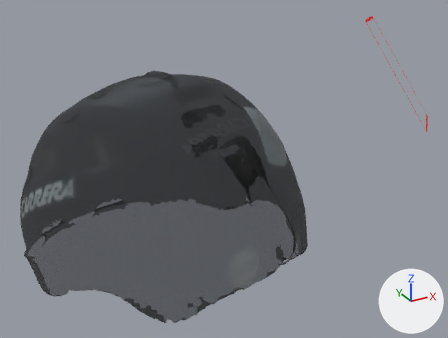
Two versions of the glTF model Model.gltf, one commit apart.
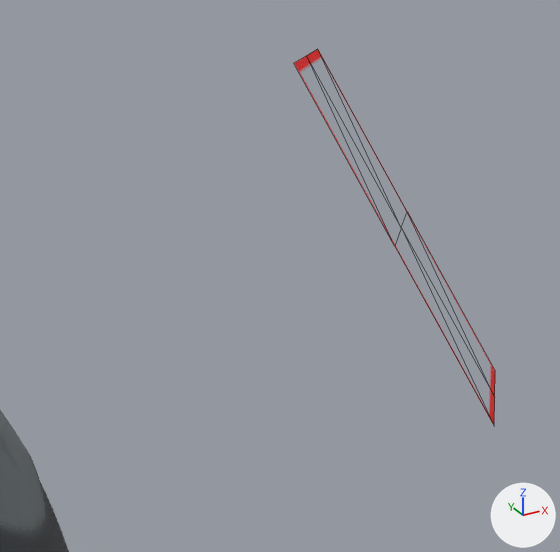
Each version appears first whole from a camera (50 mm lens) standing at (-0.14, -0.45, 0.298) and looking at (0.079, -0.052, 0.1), and next in a close-up on the part from 61% to 100% of the width and 0% to 51% of the height. The axes (+X, +Y, +Z) are drawn at lower right. The lights are the same throughout. The close-ups show mesh edges as thin lines. Where no turn or scale is listed for an object, it has been applied to the vertices.

Names of what the first close-up shows: 'Image Plane - baked', 'buffer-0-mesh-0'.
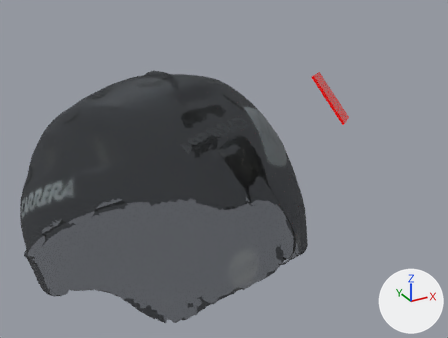
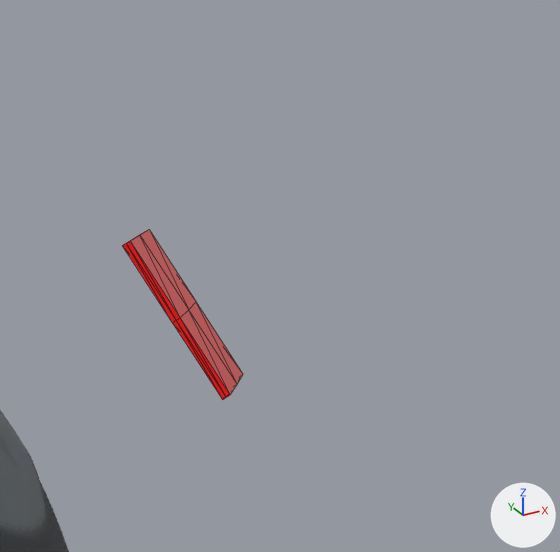
Changed parts and their boxes [x1, y1, x2, y2] in the close-ups (560 x 552 px):
'Box - baked', added
    after: [123, 229, 243, 400]
'Image Plane - baked', deleted
    before: [294, 49, 495, 425]

The change, as a list of edits to the scene's bpy script:
```text
Add img_26a6f441_2dac_422d_98cc_35eb2f534743_png:
    img_26a6f441_2dac_422d_98cc_35eb2f534743_png = load_image('26a6f441-2dac-422d-98cc-35eb2f534743.png', '26a6f441-2dac-422d-98cc-35eb2f534743.png', 512, 512, 'sRGB')
Add mat_box_material_2:
    mat_box_material_2 = bpy.data.materials.new('Box material 2')
    # colours: red #ff0606
    # uses the picture img_26a6f441_2dac_422d_98cc_35eb2f534743_png
Add me_mesh_0_1:
    me_mesh_0_1.from_pydata(...)  # 26 vertices, 48 faces; spans x -0.0173..0.0186, y -0.0219..0.0209, z -0.018..0.0192
    me_mesh_0_1.materials.append(mat_box_material_2)
Remove ob_image_plane___baked:
    ob_image_plane___baked = bpy.data.objects.new('Image Plane - baked', me_mesh_0)
    ob_image_plane___baked.location = (0.1664, -0.1411, 0.1882)
Add ob_box___baked:
    ob_box___baked = bpy.data.objects.new('Box - baked', me_mesh_0_1)
    ob_box___baked.location = (0.1337, -0.1098, 0.1654)
```
